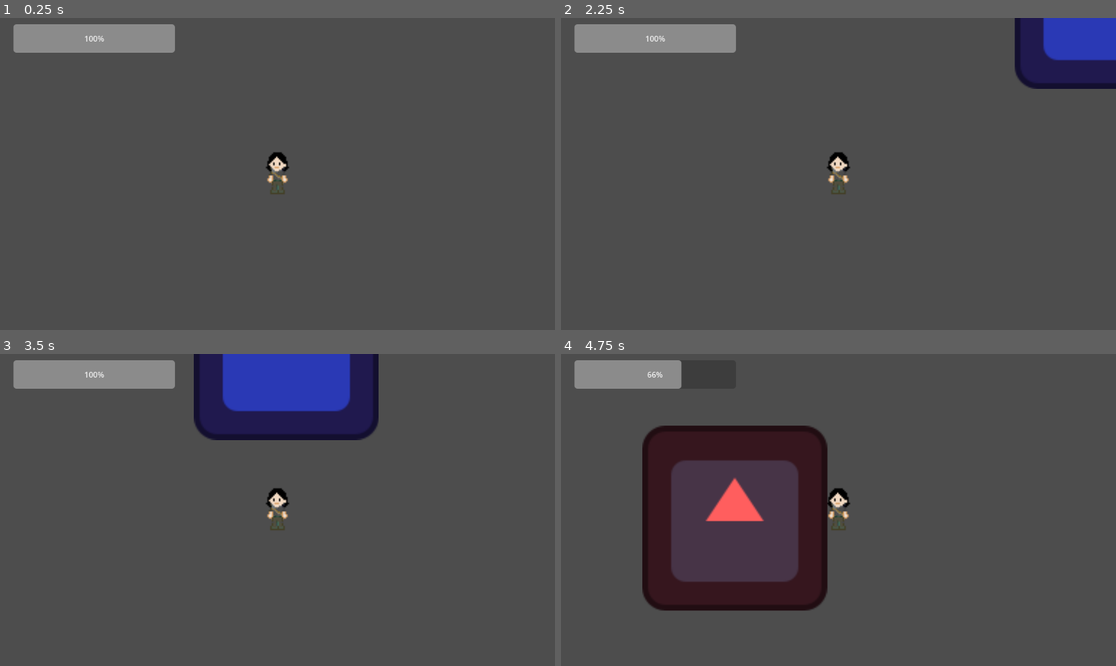
Above: before the commit, frames 1-4 (two rows, left to right).
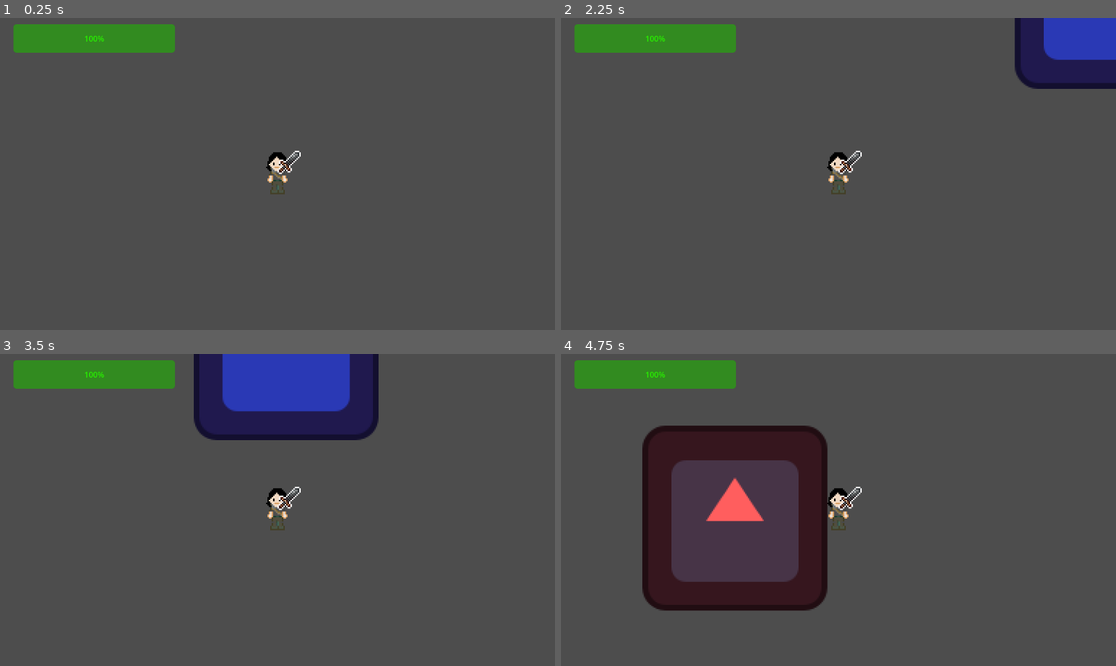
Above: after the commit, the same moments.

Repository: vilu350/Flying-Cats-Studio
Game: Godot game, scene res://scenes/test_map.tscn
Same seed, same stepped clock (60 frames per second), same inputs: the game is played once before the commit and once after it. The project has no main scene, so this scene is started directly. The engine's default icon, where the game draws it, is replaced by a stand-in: a white triangle on a blue panel in a dark square.
Inputs:
- Up to frame 1 (0.25 s): no input
- Up to frame 2 (2.25 s): tap Enter at 0.5 s; hold D (move_right) 0.53-1.28 s; hold Down (move_down) 1.28-2.03 s; hold D (move_right) from 2.03 s (still down)
- Up to frame 3 (3.5 s): tap Space at 2.75 s; release D (move_right) at 2.78 s; hold Up (move_up) from 2.78 s (still down)
- Up to frame 4 (4.75 s): release Up (move_up) at 3.53 s; hold A (move_left) from 3.53 s (still down)

The runs differ from the first frame. In frame 1, 2.8% of the frame differs, in the area x 2-55%, y 2-54%; in frame 2, 2.9%; in frame 3, 2.8%; in frame 4, 2.9%, in the area x 2-55%, y 2-82%.

Commit message:
Added a weapon for the player & Worked on the animation for the weapon

Diff:
--- a/flying-cats-studio/project.godot
+++ b/flying-cats-studio/project.godot
@@ -46,3 +46,7 @@
 , Object(InputEventKey,"resource_local_to_scene":false,"resource_name":"","device":-1,"window_id":0,"alt_pressed":false …(186 unchanged characters)…
 ]
 }
+
+[rendering]
+
+textures/canvas_textures/default_texture_filter=0
--- a/flying-cats-studio/scenes/Player.tscn
+++ b/flying-cats-studio/scenes/Player.tscn
@@ -1,8 +1,124 @@
-[gd_scene load_steps=6 format=3 uid="uid://c3t26ejgfvyr1"]
+[gd_scene load_steps=11 format=3 uid="uid://c3t26ejgfvyr1"]
 
 [ext_resource type="Script" uid="uid://cagenrx6eaxoj" path="res://scripts/player.gd" id="1_ij6vw"]
 [ext_resource type="Texture2D" uid="uid://cy46qafv13bxo" path="res://sprites/character.png" id="2_qhqgy"]
 [ext_resource type="PackedScene" uid="uid://c3nnv308fvv7f" path="res://scenes/weapon.tscn" id="3_3li8b"]
+[ext_resource type="PackedScene" uid="uid://dxggfn5bm1bwc" path="res://scenes/player_weapon.tscn" id="3_dqkch"]
+
+[sub_resource type="Animation" id="Animation_qlg0r"]
+resource_name = "Attack"
+length = 0.4
+loop_mode = 1
+tracks/0/type = "value"
+tracks/0/imported = false
+tracks/0/enabled = true
+tracks/0/path = NodePath("Sprite2D:frame")
+tracks/0/interp = 1
+tracks/0/loop_wrap = true
+tracks/0/keys = {
+"times": PackedFloat32Array(0),
+"transitions": PackedFloat32Array(1),
+"update": 1,
+"values": [0]
+}
+tracks/1/type = "value"
+tracks/1/imported = false
+tracks/1/enabled = true
+tracks/1/path = NodePath("Sprite2D:position")
+tracks/1/interp = 1
+tracks/1/loop_wrap = true
+tracks/1/keys = {
+"times": PackedFloat32Array(0),
+"transitions": PackedFloat32Array(1),
+"update": 0,
+"values": [Vector2(2, -4)]
+}
+tracks/2/type = "value"
+tracks/2/imported = false
+tracks/2/enabled = true
+tracks/2/path = NodePath("PlayerWeapon:rotation")
+tracks/2/interp = 1
+tracks/2/loop_wrap = true
+tracks/2/keys = {
+"times": PackedFloat32Array(0, 0.1, 0.2, 0.3, 0.4),
+"transitions": PackedFloat32Array(1, 1, 1, 1, 1),
+"update": 0,
+"values": [0.0, 0.7853981633974483, 1.5707963267948966, 2.356194490192345, 3.141592653589793]
+}
+
+[sub_resource type="Animation" id="Animation_tuyoq"]
+resource_name = "Idle"
+length = 0.4
+tracks/0/type = "value"
+tracks/0/imported = false
+tracks/0/enabled = true
+tracks/0/path = NodePath("Sprite2D:frame")
+tracks/0/interp = 1
+tracks/0/loop_wrap = true
+tracks/0/keys = {
+"times": PackedFloat32Array(0),
+"transitions": PackedFloat32Array(1),
+"update": 1,
+"values": [0]
+}
+tracks/1/type = "value"
+tracks/1/imported = false
+tracks/1/enabled = true
+tracks/1/path = NodePath("Sprite2D:position")
+tracks/1/interp = 1
+tracks/1/loop_wrap = true
+tracks/1/keys = {
+"times": PackedFloat32Array(0),
+"transitions": PackedFloat32Array(1),
+"update": 0,
+"values": [Vector2(2, -4)]
+}
+
+[sub_resource type="Animation" id="Animation_fjrip"]
+length = 0.001
+tracks/0/type = "value"
+tracks/0/imported = false
+tracks/0/enabled = true
+tracks/0/path = NodePath("Sprite2D:position")
+tracks/0/interp = 1
+tracks/0/loop_wrap = true
+tracks/0/keys = {
+"times": PackedFloat32Array(0),
+"transitions": PackedFloat32Array(1),
+"update": 0,
+"values": [Vector2(2, -4)]
+}
+tracks/1/type = "value"
+tracks/1/imported = false
+tracks/1/enabled = true
+tracks/1/path = NodePath("Sprite2D:frame")
+tracks/1/interp = 1
+tracks/1/loop_wrap = true
+tracks/1/keys = {
+"times": PackedFloat32Array(0),
+"transitions": PackedFloat32Array(1),
+"update": 1,
+"values": [0]
+}
+tracks/2/type = "value"
+tracks/2/imported = false
+tracks/2/enabled = true
+tracks/2/path = NodePath("PlayerWeapon:rotation")
+tracks/2/interp = 1
+tracks/2/loop_wrap = true
+tracks/2/keys = {
+"times": PackedFloat32Array(0),
+"transitions": PackedFloat32Array(1),
+"update": 0,
+"values": [0.0]
+}
+
+[sub_resource type="AnimationLibrary" id="AnimationLibrary_smehm"]
+_data = {
+&"Attack": SubResource("Animation_qlg0r"),
+&"Idle": SubResource("Animation_tuyoq"),
+&"RESET": SubResource("Animation_fjrip")
+}
 
 [sub_resource type="CircleShape2D" id="CircleShape2D_44cfe"]
 
@@ -12,12 +128,19 @@
 [node name="Player" type="CharacterBody2D"]
 script = ExtResource("1_ij6vw")
 
-[node name="CollisionShape2D" type="CollisionShape2D" parent="."]
-shape = SubResource("CircleShape2D_44cfe")
+[node name="AnimationPlayer" type="AnimationPlayer" parent="."]
+libraries = {
+&"": SubResource("AnimationLibrary_smehm")
+}
 
 [node name="Sprite2D" type="Sprite2D" parent="."]
 position = Vector2(2, -4)
 texture = ExtResource("2_qhqgy")
+
+[node name="PlayerWeapon" parent="." instance=ExtResource("3_dqkch")]
+
+[node name="CollisionShape2D" type="CollisionShape2D" parent="."]
+shape = SubResource("CircleShape2D_44cfe")
 
 [node name="Camera2D" type="Camera2D" parent="."]
 zoom = Vector2(3, 3)
@@ -28,8 +151,6 @@
 [node name="CollisionShape2D" type="CollisionShape2D" parent="HurtBox"]
 shape = SubResource("CircleShape2D_v6fml")
 
-[node name="AnimationPlayer" type="AnimationPlayer" parent="."]
-
 [node name="HurtTimer" type="Timer" parent="."]
 
 [node name="Effects" type="Node2D" parent="."]
--- /dev/null
+++ b/flying-cats-studio/scenes/player_weapon.tscn
@@ -0,0 +1,16 @@
+[gd_scene load_steps=3 format=3 uid="uid://dxggfn5bm1bwc"]
+
+[ext_resource type="Texture2D" uid="uid://c50bsfmfidk5o" path="res://sprites/Weapons Asset 16x16/Weapons Asset 16x16/Selected Version/002.png" id="1_3kfca"]
+[ext_resource type="Script" uid="uid://bkfh8nmmj7002" path="res://scripts/player_weapon.gd" id="2_bh1vq"]
+
+[node name="PlayerWeapon" type="Sprite2D"]
+texture = ExtResource("1_3kfca")
+offset = Vector2(8, -8)
+script = ExtResource("2_bh1vq")
+
+[node name="Area2D" type="Area2D" parent="."]
+unique_name_in_owner = true
+position = Vector2(8, -8)
+
+[node name="CollisionPolygon2D" type="CollisionPolygon2D" parent="Area2D"]
+polygon = PackedVector2Array(-3, -1, 1, 3, 8, -4, 8, -7, 7, -8, 4, -8)
--- a/flying-cats-studio/scenes/test_map.tscn
+++ b/flying-cats-studio/scenes/test_map.tscn
@@ -64,6 +64,7 @@
 [node name="CanvasLayer" type="CanvasLayer" parent="."]
 
 [node name="HealthBar" parent="CanvasLayer" node_paths=PackedStringArray("player") instance=ExtResource("6_ss0f2")]
+self_modulate = Color(0.16666675, 1, 0, 1)
 offset_left = 28.0
 offset_top = 13.0
 offset_right = 363.0
--- a/flying-cats-studio/scripts/player.gd
+++ b/flying-cats-studio/scripts/player.gd
@@ -14,6 +14,9 @@
 @onready var hurt_timer: Timer = $HurtTimer
 @onready var weapon: Sprite2D = $Weapon
 
+@onready var health_bar: ProgressBar = $"../CanvasLayer/HealthBar"
+@export var live_points : int = 30
+
 @export var maxHealth = 30
 @onready var currentHealth: int = maxHealth
 
@@ -23,9 +26,18 @@
 var isHurt: bool = false
 var isAttacking: bool = false
 
-func _ready():
+func _ready() -> void:
 	#effects.play("RESET")
-	pass
+	set_health()
+
+func set_health() -> void:
+	health_bar.max_value = live_points
+	health_bar.value = live_points
+
+func update_health(Amount : int) -> void:
+	live_points += Amount
+	health_bar.value = live_points
+
 
 func handleInput():
 	pass
--- /dev/null
+++ b/flying-cats-studio/scripts/player_weapon.gd
@@ -0,0 +1,15 @@
+extends Sprite2D
+
+class_name Enemy
+
+func _ready() -> void:
+	connect_signals()
+
+
+
+func connect_signals() -> void:
+	%Area2D.connect("body_entered", damage)
+
+func damage(body: Node2D) -> void:
+	if body is Enemy:
+		body.update_health(-1)
Not shown, added: flying-cats-studio/scripts/player_weapon.gd.uid
